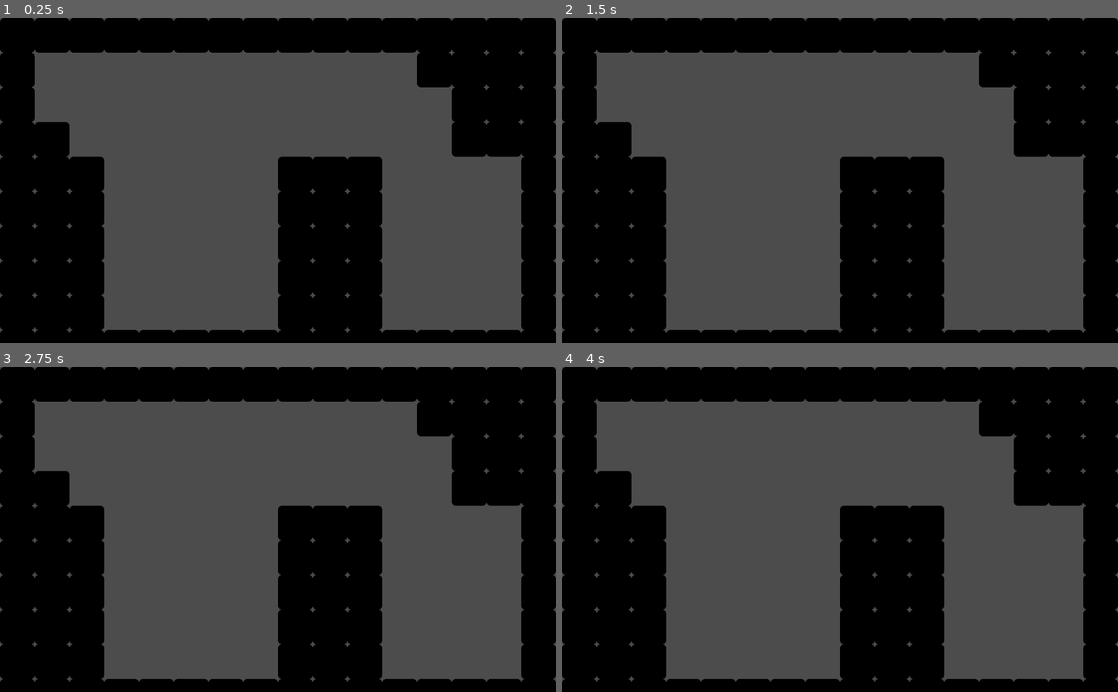
Above: before the commit, frames 1-4 (two rows, left to right).
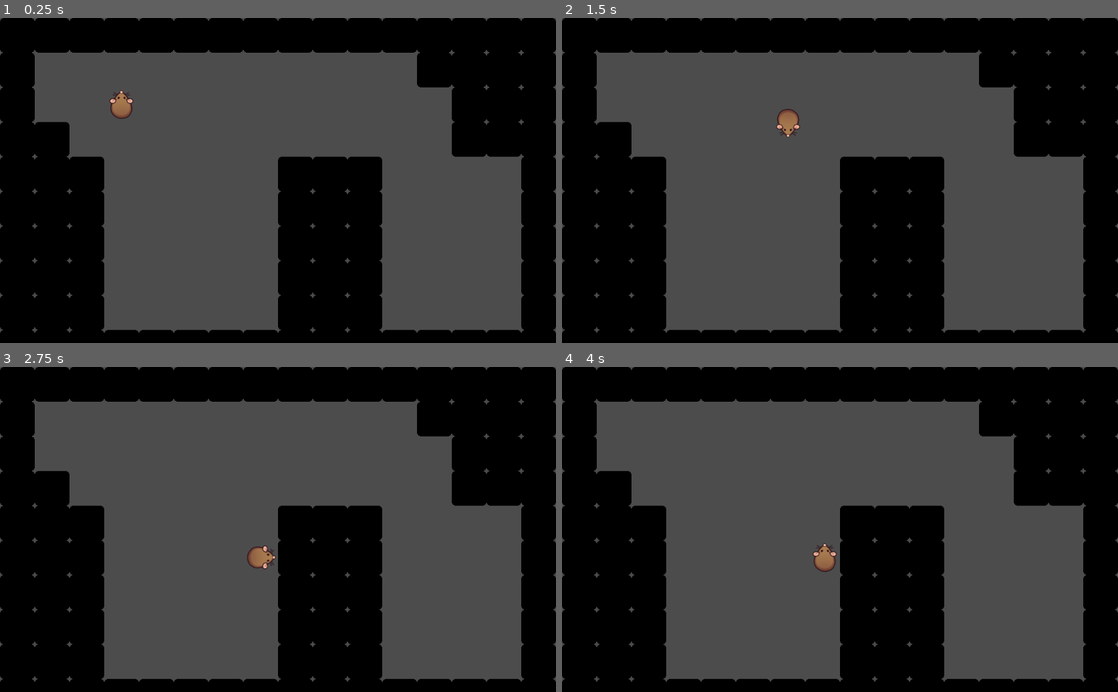
Above: after the commit, the same moments.

Repository: danielnaoexiste/Torrato
Game: Godot game, scene res://Scenes/World.tscn
Two runs of this game, one before a commit and one after it. Both use one fixed random seed, a clock stepped at 60 frames per second and the inputs below. The engine's default icon, where the game draws it, is replaced by a stand-in: a white triangle on a blue panel in a dark square.
Inputs:
- Up to frame 1 (0.25 s): no input
- Up to frame 2 (1.5 s): tap Enter at 0.5 s; hold Right (ui_right) 0.53-1.28 s; hold Down (ui_down) from 1.28 s (still down)
- Up to frame 3 (2.75 s): release Down (ui_down) at 2.03 s; hold Right (ui_right) from 2.03 s (still down)
- Up to frame 4 (4 s): tap Space at 2.75 s; release Right (ui_right) at 2.78 s; hold Up (ui_up) 2.78-3.53 s; hold Left (ui_left) from 3.53 s (still down)

The runs differ from the first frame. In frame 1, 0.3% of the frame differs, in the area x 19-24%, y 22-31%; in frame 2, 0.3%; in frame 3, 0.3%; in frame 4, 0.3%, in the area x 45-50%, y 54-64%.

Commit message:
Rotation

Diff:
--- a/PrefabScenes/Player.tscn
+++ b/PrefabScenes/Player.tscn
@@ -1,6 +1,18 @@
-[gd_scene load_steps=3 format=2]
+[gd_scene load_steps=8 format=2]
 
 [ext_resource path="res://Scripts/Player.gd" type="Script" id=1]
+[ext_resource path="res://Art/ratogordo_up.png" type="Texture" id=2]
+[ext_resource path="res://Art/ratogordo_right.png" type="Texture" id=3]
+[ext_resource path="res://Art/ratogordo_down.png" type="Texture" id=4]
+[ext_resource path="res://Art/ratogordo_left.png" type="Texture" id=5]
+
+[sub_resource type="SpriteFrames" id=1]
+animations = [ {
+"frames": [ ExtResource( 2 ), ExtResource( 3 ), ExtResource( 4 ), ExtResource( 5 ) ],
+"loop": true,
+"name": "rotate",
+"speed": 5.0
+} ]
 
 [sub_resource type="RectangleShape2D" id=2]
 extents = Vector2( 32, 32 )
@@ -9,14 +21,16 @@
 script = ExtResource( 1 )
 
 [node name="RayCast2D" type="RayCast2D" parent="."]
+position = Vector2( 32, 32 )
 enabled = true
 cast_to = Vector2( 0, 32 )
 
 [node name="FallTimer" type="Timer" parent="."]
 
 [node name="Sprite" type="AnimatedSprite" parent="."]
+frames = SubResource( 1 )
+animation = "rotate"
 centered = false
-flip_v = true
 
 [node name="FallTween" type="Tween" parent="Sprite"]
 
--- a/Scripts/Player.gd
+++ b/Scripts/Player.gd
@@ -35,7 +35,7 @@
 
 			fall_tween.interpolate_property($Sprite, "position",
 			Vector2(0, 0), Vector2(tween_x, tween_y),
-			.5, Tween.TRANS_LINEAR, Tween.EASE_IN_OUT)
+			.75, Tween.TRANS_LINEAR, Tween.EASE_IN_OUT)
 
 
 			fall_tween.start()
@@ -71,6 +71,7 @@
 	# Move raycast to edge of the player in the movedir
 	if movedir != Vector2.ZERO:
 		ray.cast_to = movedir * tile_size / 2
+		_rotate_sprite()
 		if can_move:
 			tween_x = movedir.x * tile_size
 			tween_y = movedir.y * tile_size
@@ -79,7 +80,17 @@
 func _on_Timer_timeout():
 	fall_timer.stop()
 	fall_tween.interpolate_property($Sprite, "position", Vector2(tween_x, tween_y),
-	Vector2(0, 0), .5, Tween.TRANS_LINEAR, Tween.EASE_IN_OUT)
+	Vector2(0, 0), .75, Tween.TRANS_LINEAR, Tween.EASE_IN_OUT)
 	fall_tween.start()
 	yield(fall_tween, "tween_all_completed")
 	can_move = true;
+
+func _rotate_sprite():
+	if movedir == Vector2(-1, 0):
+		$Sprite.set_frame(3)
+	elif movedir == Vector2(1, 0):
+		$Sprite.set_frame(1)
+	elif movedir == Vector2(0, 1):
+		$Sprite.set_frame(2)
+	elif movedir == Vector2(0, -1):
+		$Sprite.set_frame(0)
Binary file added: Art/ratogordo_down.png
Not shown, added: Art/ratogordo_down.png.import
Binary file added: Art/ratogordo_left.png
Not shown, changed: Art/ratogordo_left.png.import
Binary file added: Art/ratogordo_right.png
Not shown, added: Art/ratogordo_right.png.import
Renamed: Art/ratogordo.png -> Art/ratogordo_up.png
Not shown, added: Art/ratogordo_up.png.import
